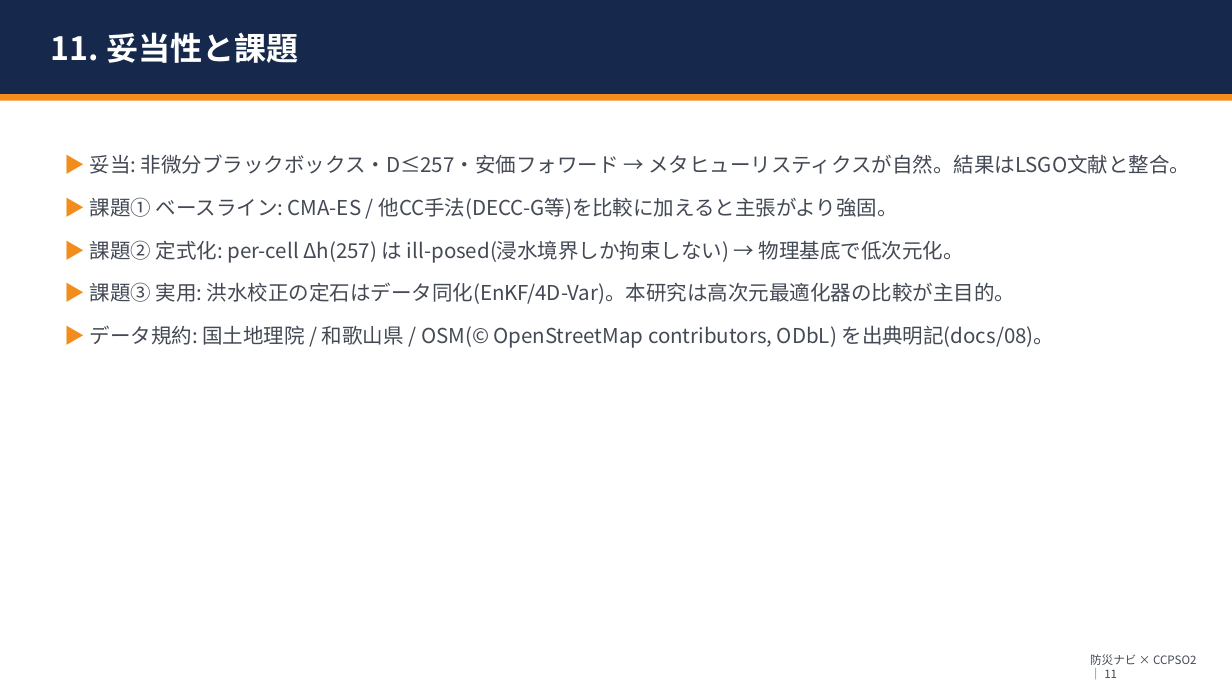
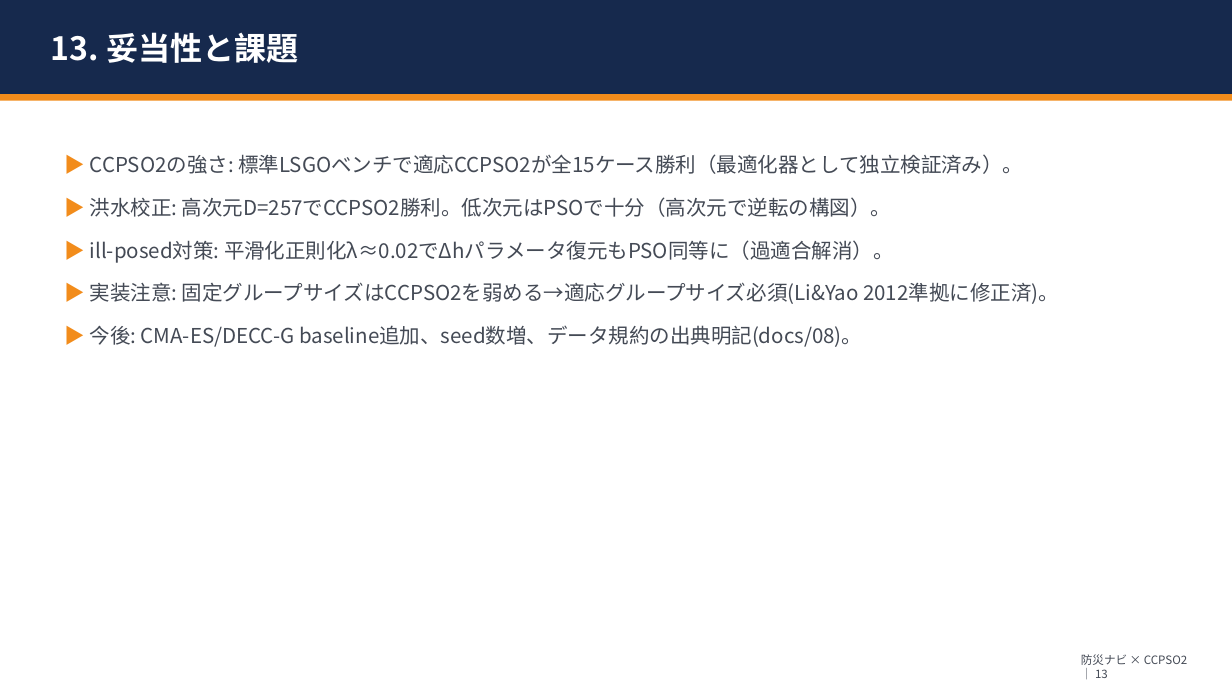
Before and after one commit to ntaku256/flood_pso, a slide deck: slide 14 of docs/特別研究_進捗整理_202606.pptx (slide 12 before the commit). Drawn at 1232x693 pixels with LibreOffice and Linux fonts; fonts in the diff are those of the drawing. Boxes give left, top, right and bottom in pixels: in the first picture for what was removed or moved away, otherwise in the second. Text is boxed around its words. In the diff, an @@ line names an element or a change of style, - is before the commit and + after.

```diff
--- a/docs/特別研究_進捗整理_202606.pptx
+++ b/docs/特別研究_進捗整理_202606.pptx
@@ text at [51, 32, 298, 63]: text changed @@
-11. 妥当性と課題
+13. 妥当性と課題
@@ text at [90, 154, 1059, 347]: text changed @@
-▶ 妥当: 非微分ブラックボックス・D≤257・安価フォワード → メタヒューリスティクスが自然。結果はLSGO文献と整合。
-▶ 課題① ベースライン: CMA-ES / 他CC手法(DECC-G等)を比較に加えると主張がより強固。
-▶ 課題② 定式化: per-cell Δh(257) は ill-posed(浸水境界しか拘束しない) → 物理基底で低次元化。
-▶ 課題③ 実用: 洪水校正の定石はデータ同化(EnKF/4D-Var)。本研究は高次元最適化器の比較が主目的。
-▶ データ規約: 国土地理院 / 和歌山県 / OSM(© OpenStreetMap contributors, ODbL) を出典明記(docs/08)。
+▶ CCPSO2の強さ: 標準LSGOベンチで適応CCPSO2が全15ケース勝利（最適化器として独立検証済み）。
+▶ 洪水校正: 高次元D=257でCCPSO2勝利。低次元はPSOで十分（高次元で逆転の構図）。
+▶ ill-posed対策: 平滑化正則化λ≈0.02でΔhパラメータ復元もPSO同等に（過適合解消）。
+▶ 実装注意: 固定グループサイズはCCPSO2を弱める→適応グループサイズ必須(Li&Yao 2012準拠に修正済)。
+▶ 今後: CMA-ES/DECC-G baseline追加、seed数増、データ規約の出典明記(docs/08)。
@@ text at [1081, 654, 1187, 678]: text changed @@
-防災ナビ × CCPSO2 ｜ 11
+防災ナビ × CCPSO2 ｜ 13
```
Also in this commit, not shown: 10 other slides changed, 4 slides added, 3 slides removed, 48 other files.
